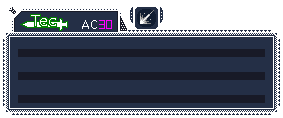
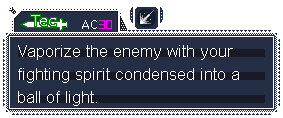
The second w=283, h=118 image is a revision of the first. Changes to its layers:
added layer "Vaporize the enemy with your f..." above "BG" over [18, 45, 239, 106]
